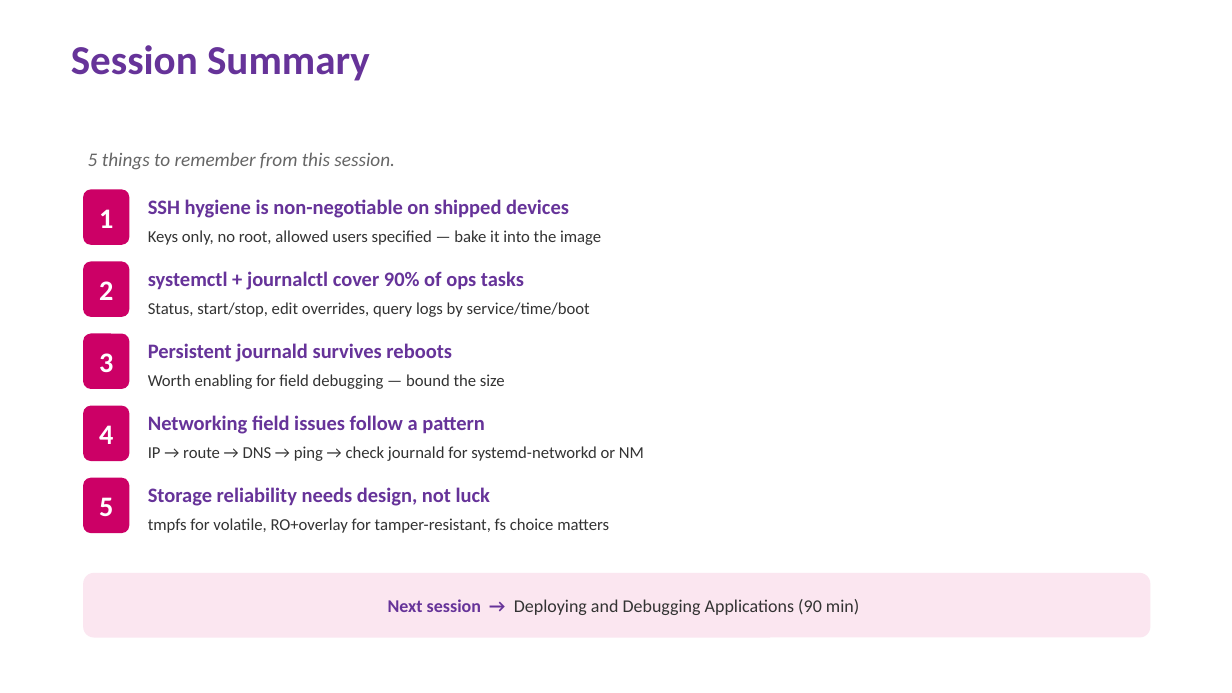
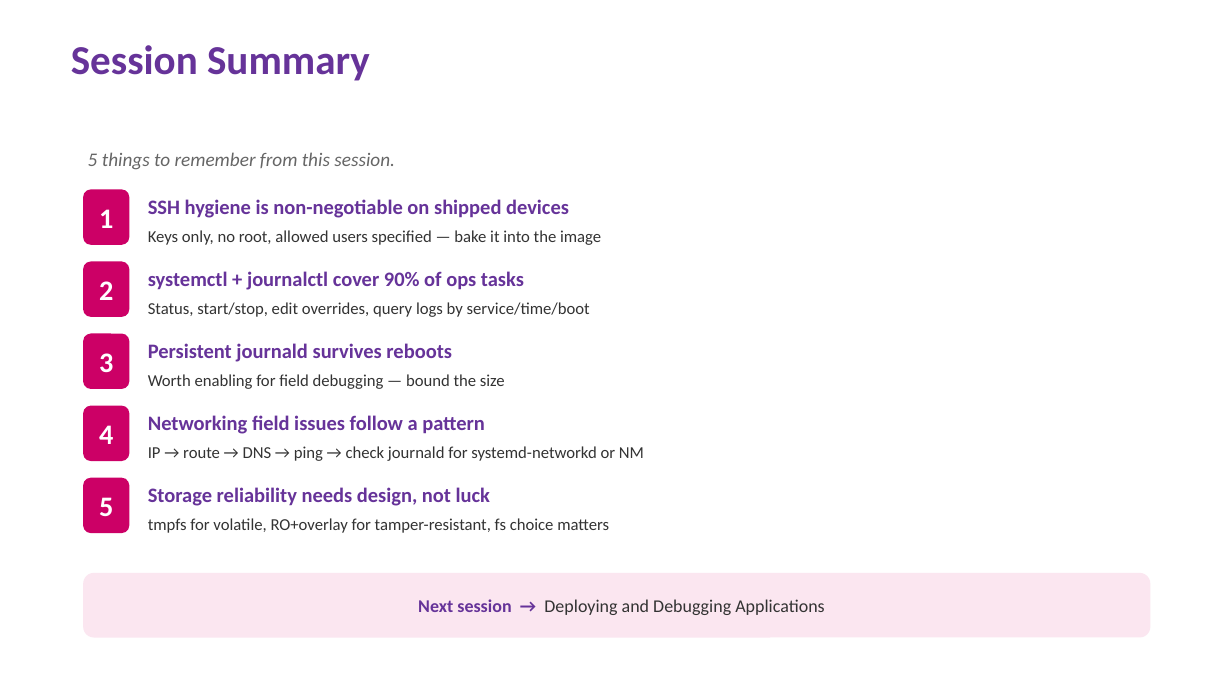
Before and after one commit to EmertxeInfoTech/Allegion-Training-Materials, a slide deck: slide 10 of yocto_training_all_session_decks/session_decks/D4S3_DayToDay_Ops.pptx. Drawn at 1232x693 pixels with LibreOffice and Linux fonts; fonts in the diff are those of the drawing; background and template pictures are left out. Boxes give left, top, right and bottom in pixels: in the first picture for what was removed or moved away, otherwise in the second. Text is boxed around its words. In the diff, an @@ line names an element or a change of style, - is before the commit and + after.

```diff
--- a/yocto_training_all_session_decks/session_decks/D4S3_DayToDay_Ops.pptx
+++ b/yocto_training_all_session_decks/session_decks/D4S3_DayToDay_Ops.pptx
@@ text in rounded rectangle at [418, 599, 824, 615]: text changed @@
-Next session → Deploying and Debugging Applications (90 min)
+Next session → Deploying and Debugging Applications
```
Also in this commit, not shown: 9 other slides changed, 28 other files.
